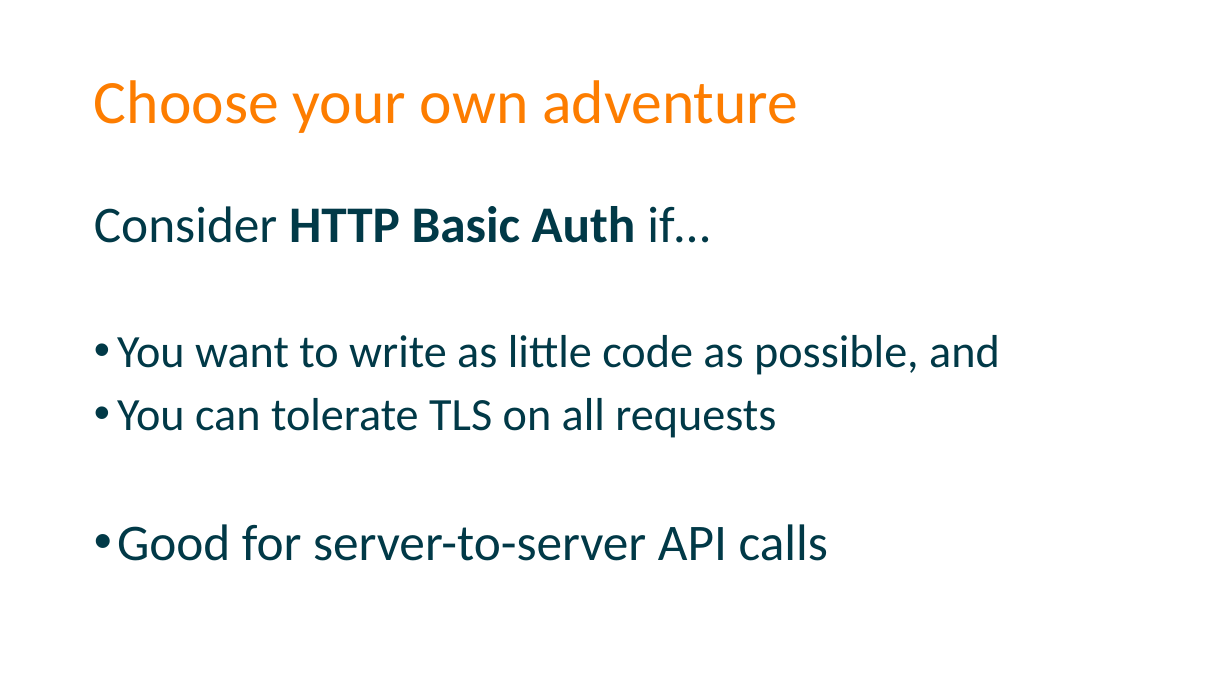
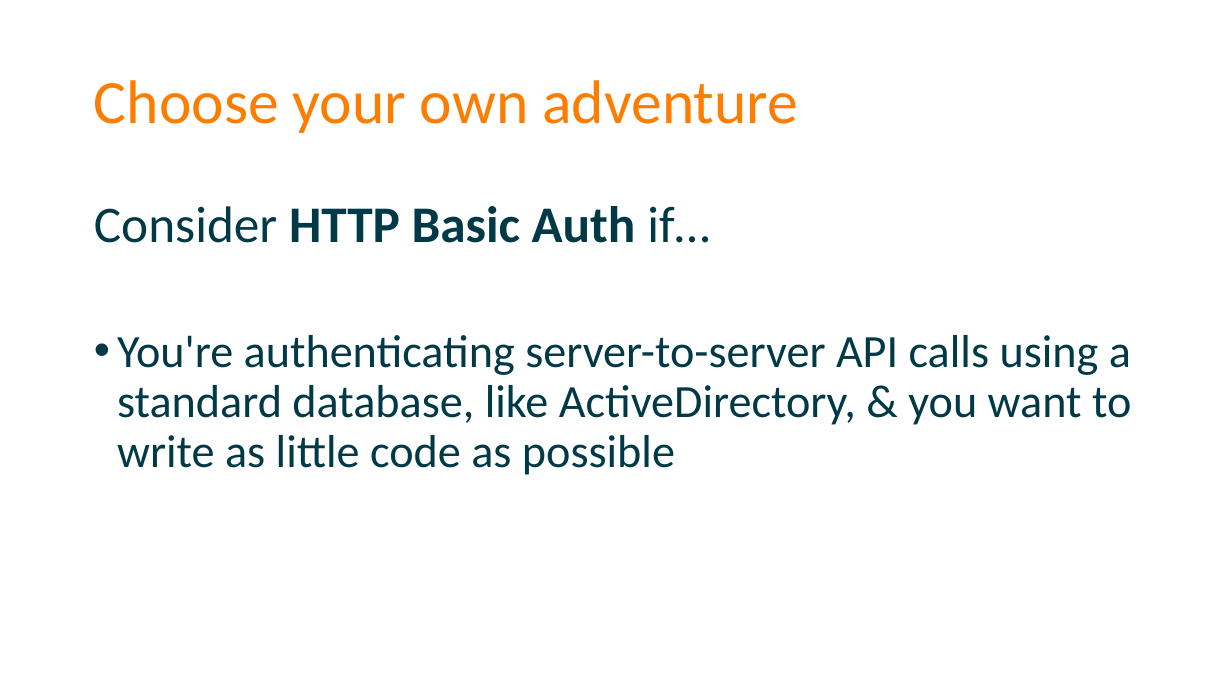
Before and after one commit to spetryjohnson/Securing-Your-API-Endpoints, a slide deck: slide 71 of Securing Your API Endpoints.pptx. Drawn at 1232x693 pixels with LibreOffice and Linux fonts; fonts in the diff are those of the drawing. Boxes give left, top, right and bottom in pixels: in the first picture for what was removed or moved away, otherwise in the second. Text is boxed around its words. In the diff, an @@ line names an element or a change of style, - is before the commit and + after.

```diff
--- a/Securing Your API Endpoints.pptx
+++ b/Securing Your API Endpoints.pptx
@@ text at [117, 335, 1131, 475]: text changed @@
-• You want to write as little code as possible, and
-• You can tolerate TLS on all requests
-• Good for server-to-server API calls
+• You're authenticating server-to-server API calls using a standard database, like ActiveDirectory, & you want to write as little code as possible
```
Also in this commit, not shown: 8 other slides changed, 1 other file.
